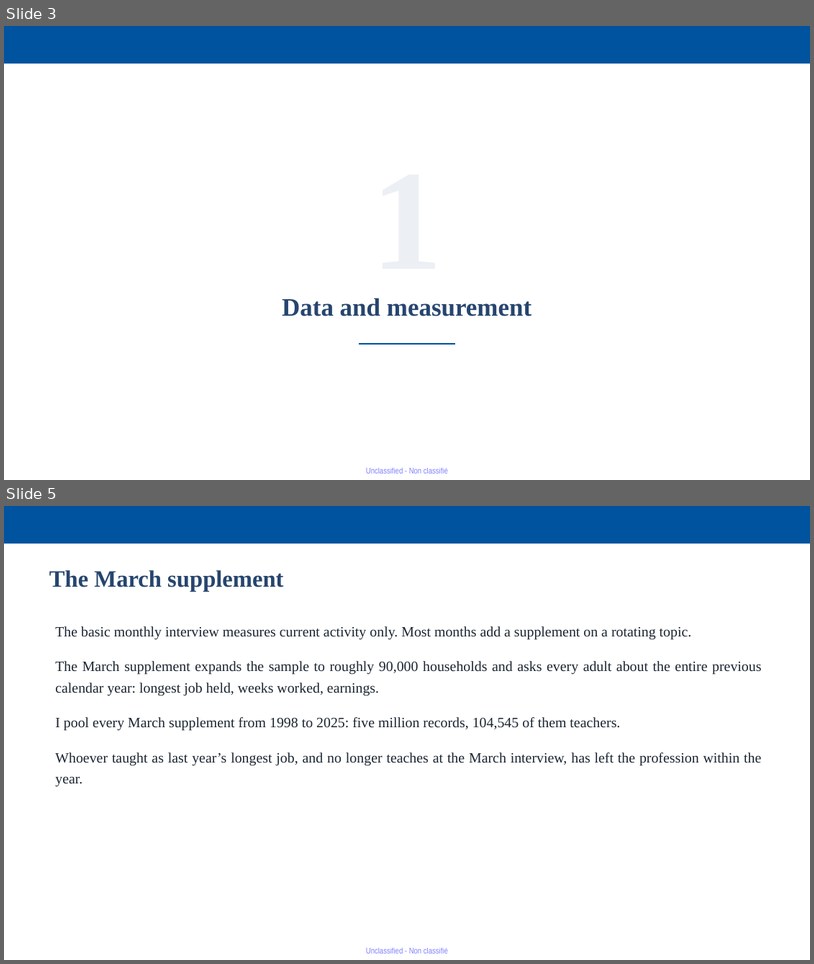
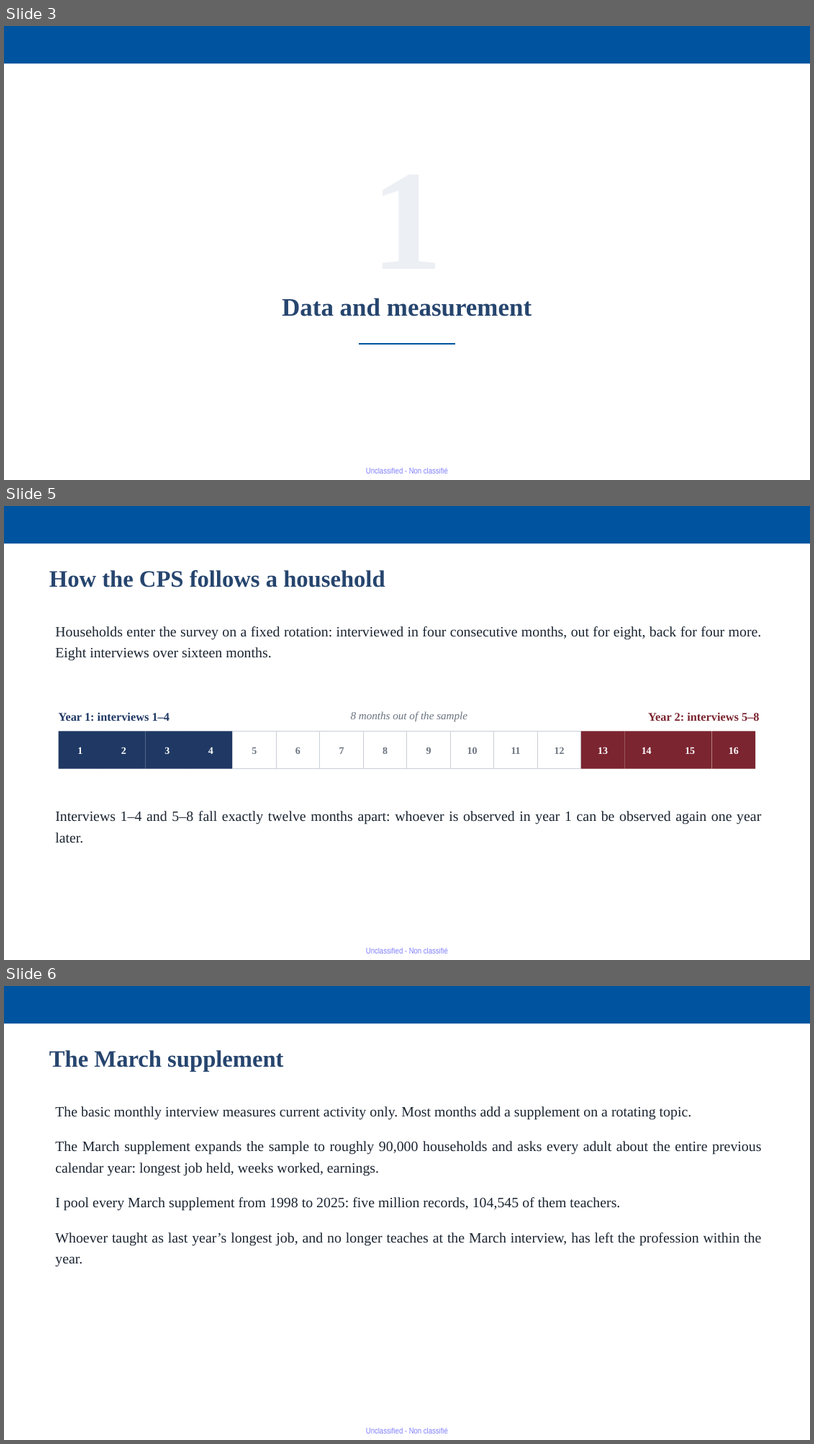
Before and after one commit to jedr1-ship-it/Alternative-Pathways----Quant, a slide deck: report/Proyect_US_v4.pptx. Shown one above the other, each under a label of ours: slides 3 and 5 before the commit, slides 3, 5 and 6 after it; the slides between them are not shown. The pictures are 814x964 and 814x1444 pixels, drawn with LibreOffice and Linux fonts; fonts in the diff are those of the drawing. Boxes give left, top, right and bottom in pixels: in the first picture for what was removed or moved away, otherwise in the second. Text is boxed around its words. In the diff, an @@ line names an element or a change of style, - is before the commit and + after.

```diff
--- a/report/Proyect_US_v4.pptx
+++ b/report/Proyect_US_v4.pptx
@@ slide 5 added at [4,506,810,960], background #FFFFFF; not listed: 1 template element that a slide beside it also shows @@
@@ rectangle added at [4,506,810,543], fill #00549F @@
@@ text added at [49,570,385,587], 28 pt, text #26456E, bold @@
+How the CPS follows a household
@@ text added at [55,626,762,661], 17 pt, text #1A2430 @@
+Households enter the survey on a fixed rotation: interviewed in four consecutive months, out for eight, back for four more. Eight interviews over sixteen months.
@@ text added at [59,712,170,721], 14 pt, text #1F3864, bold @@
+Year 1: interviews 1–4
@@ text added at [351,711,468,721], 13 pt, text #6B7480, italic @@
+8 months out of the sample
@@ text added at [648,712,760,721], 14 pt, text #7B2530, bold @@
+Year 2: interviews 5–8
@@ rectangle added at [59,731,102,769], fill #1F3864, 12 pt, text #FFFFFF, bold @@
+1
@@ rectangle added at [102,731,146,769], fill #1F3864, 12 pt, text #FFFFFF, bold @@
+2
@@ rectangle added at [146,731,189,769], fill #1F3864, 12 pt, text #FFFFFF, bold @@
+3
@@ rectangle added at [189,731,233,769], fill #1F3864, 12 pt, text #FFFFFF, bold @@
+4
@@ rectangle added at [233,731,276,769], fill #FFFFFF, outline #C9CFD6 0.75 pt, 12 pt, text #6B7480, bold @@
+5
@@ rectangle added at [276,731,320,769], fill #FFFFFF, outline #C9CFD6 0.75 pt, 12 pt, text #6B7480, bold @@
+6
@@ rectangle added at [320,731,363,769], fill #FFFFFF, outline #C9CFD6 0.75 pt, 12 pt, text #6B7480, bold @@
+7
@@ rectangle added at [363,731,407,769], fill #FFFFFF, outline #C9CFD6 0.75 pt, 12 pt, text #6B7480, bold @@
+8
@@ rectangle added at [407,731,451,769], fill #FFFFFF, outline #C9CFD6 0.75 pt, 12 pt, text #6B7480, bold @@
+9
@@ rectangle added at [451,731,494,769], fill #FFFFFF, outline #C9CFD6 0.75 pt, 12 pt, text #6B7480, bold @@
+10
@@ rectangle added at [494,731,538,769], fill #FFFFFF, outline #C9CFD6 0.75 pt, 12 pt, text #6B7480, bold @@
+11
@@ rectangle added at [538,731,581,769], fill #FFFFFF, outline #C9CFD6 0.75 pt, 12 pt, text #6B7480, bold @@
+12
@@ rectangle added at [581,731,625,769], fill #7B2530, 12 pt, text #FFFFFF, bold @@
+13
@@ rectangle added at [625,731,669,769], fill #7B2530, 12 pt, text #FFFFFF, bold @@
+14
@@ rectangle added at [669,731,712,769], fill #7B2530, 12 pt, text #FFFFFF, bold @@
+15
@@ rectangle added at [712,731,756,769], fill #7B2530, 12 pt, text #FFFFFF, bold @@
+16
@@ text added at [55,811,761,843], 17 pt, text #1A2430 @@
+Interviews 1–4 and 5–8 fall exactly twelve months apart: whoever is observed in year 1 can be observed again one year later.
@@ what was slide 5 is now slide 6 @@
```
Also in this commit, not shown: 4 slides changed, 1 other slide added, 1 slide removed, 2 other files.
